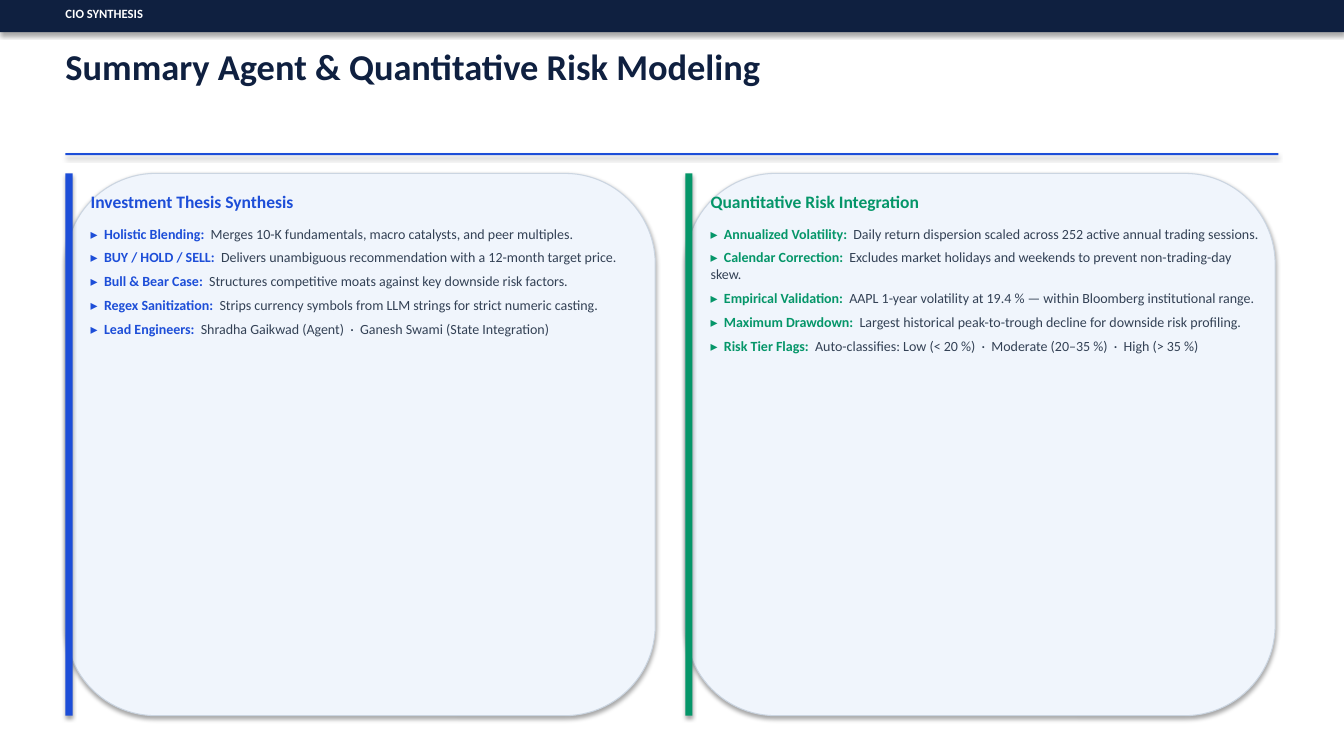
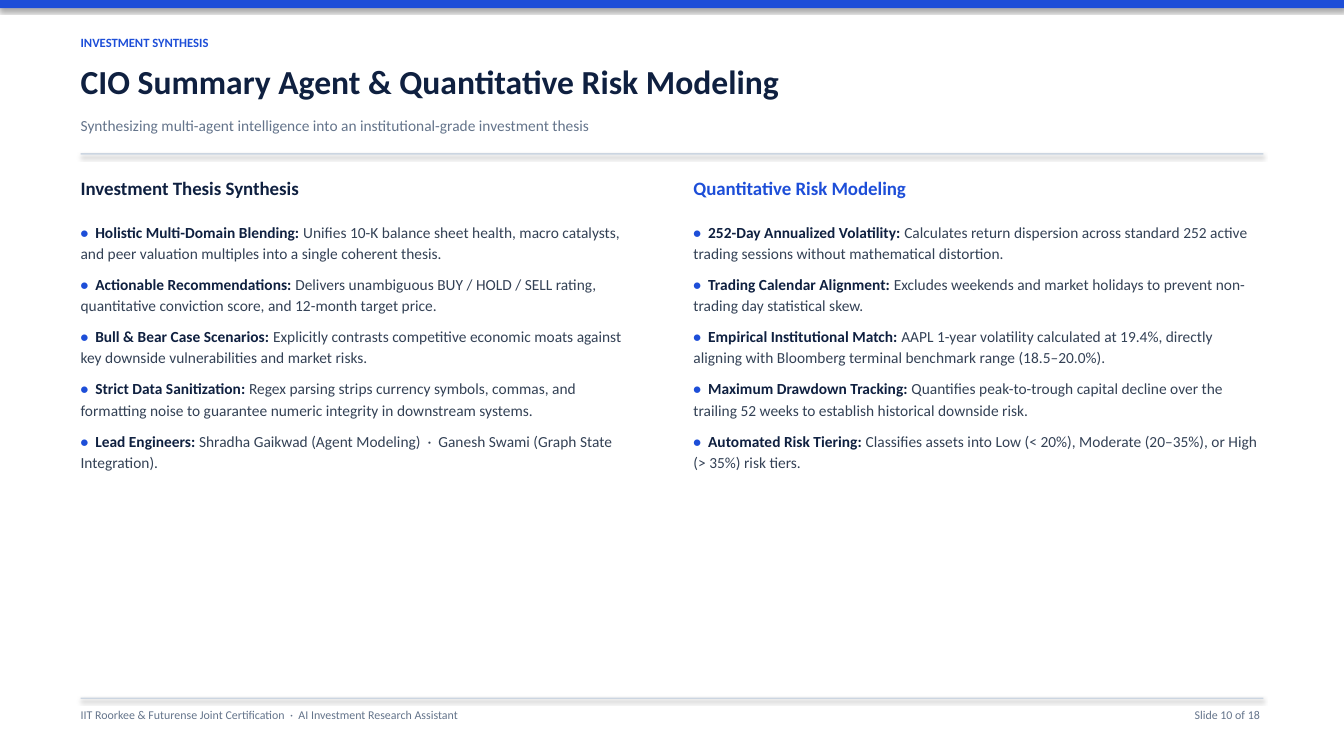
Before and after one commit to SagarTrimukhe/ai-investment-research-assistant, a slide deck: slide 10 of CAPSTONE_PROJECT_PRESENTATION.pptx. Drawn at 1344x756 pixels with LibreOffice and Linux fonts; fonts in the diff are those of the drawing. Boxes give left, top, right and bottom in pixels: in the first picture for what was removed or moved away, otherwise in the second. Text is boxed around its words. In the diff, an @@ line names an element or a change of style, - is before the commit and + after.

Commit message:
design: streamline presentation to clean, simple bullet format with executive styling

```diff
--- a/CAPSTONE_PROJECT_PRESENTATION.pptx
+++ b/CAPSTONE_PROJECT_PRESENTATION.pptx
@@ rectangle: place and size @@
-rectangle at [0, 0, 1344, 32]
+rectangle at [0, 0, 1344, 8]
@@ rectangle at [0, 0, 1344, 8]: fill #0F2040 to #1D4ED8 @@
@@ text at [81, 38, 208, 47]: text changed; text colour #FFFFFF to #1D4ED8 @@
-CIO SYNTHESIS
+INVESTMENT SYNTHESIS
@@ text at [81, 70, 779, 100]: text changed; size 26 to 24 pt @@
-Summary Agent & Quantitative Risk Modeling
+CIO Summary Agent & Quantitative Risk Modeling
@@ text added at [81, 120, 589, 134], 11 pt, text #64748B @@
+Synthesizing multi-agent intelligence into an institutional-grade investment thesis
@@ rounded rectangle removed at [66, 173, 655, 716] @@
@@ rectangle removed at [66, 173, 73, 716] @@
@@ text "Investment Thesis Synthesis": place and size @@
-text "Investment Thesis Synthesis" at [91, 195, 617, 337]
+text "Investment Thesis Synthesis" at [81, 181, 621, 471]
@@ rectangle: place and size @@
-rectangle at [66, 153, 1278, 155]
+rectangle at [81, 153, 1263, 154]
@@ rectangle at [81, 153, 1263, 154]: fill #1D4ED8 to #CBD5E1 @@
@@ rounded rectangle removed at [686, 173, 1275, 716] @@
@@ rectangle removed at [686, 173, 693, 716] @@
@@ text at [81, 181, 299, 198]: size 12.5 to 13.5 pt, text colour #1D4ED8 to #0F2040 in "Investment Thesis Synthesis"; more space between paragraphs @@
@@ text at [693, 181, 1256, 470]: text changed; size 10 to 11 pt @@
-Quantitative Risk Integration
-▸ Annualized Volatility: Daily return dispersion scaled across 252 active annual trading sessions.
-▸ Calendar Correction: Excludes market holidays and weekends to prevent non-trading-day skew.
-▸ Empirical Validation: AAPL 1-year volatility at 19.4 % — within Bloomberg institutional range.
-▸ Maximum Drawdown: Largest historical peak-to-trough decline for downside risk profiling.
-▸ Risk Tier Flags: Auto-classifies: Low (< 20 %) · Moderate (20–35 %) · High (> 35 %)
+Quantitative Risk Modeling
+• 252-Day Annualized Volatility: Calculates return dispersion across standard 252 active trading sessions without mathematical distortion.
+• Trading Calendar Alignment: Excludes weekends and market holidays to prevent non-trading day statistical skew.
+• Empirical Institutional Match: AAPL 1-year volatility calculated at 19.4%, directly aligning with Bloomberg terminal benchmark range (18.5–20.0%).
+• Maximum Drawdown Tracking: Quantifies peak-to-trough capital decline over the trailing 52 weeks to establish historical downside risk.
+• Automated Risk Tiering: Classifies assets into Low (< 20%), Moderate (20–35%), or High (> 35%) risk tiers.
@@ text at [81, 227, 621, 471]: text changed; size 10 to 11 pt @@
-▸ Holistic Blending: Merges 10-K fundamentals, macro catalysts, and peer multiples.
-▸ BUY / HOLD / SELL: Delivers unambiguous recommendation with a 12-month target price.
-▸ Bull & Bear Case: Structures competitive moats against key downside risk factors.
-▸ Regex Sanitization: Strips currency symbols from LLM strings for strict numeric casting.
-▸ Lead Engineers: Shradha Gaikwad (Agent) · Ganesh Swami (State Integration)
+• Holistic Multi-Domain Blending: Unifies 10-K balance sheet health, macro catalysts, and peer valuation multiples into a single coherent thesis.
+• Actionable Recommendations: Delivers unambiguous BUY / HOLD / SELL rating, quantitative conviction score, and 12-month target price.
+• Bull & Bear Case Scenarios: Explicitly contrasts competitive economic moats against key downside vulnerabilities and market risks.
+• Strict Data Sanitization: Regex parsing strips currency symbols, commas, and formatting noise to guarantee numeric integrity in downstream systems.
+• Lead Engineers: Shradha Gaikwad (Agent Modeling) · Ganesh Swami (Graph State Integration).
@@ rectangle added at [81, 698, 1263, 699], fill #CBD5E1 @@
@@ text added at [81, 711, 458, 719], 8.5 pt, text #64748B @@
+IIT Roorkee & Futurense Joint Certification · AI Investment Research Assistant
@@ text added at [1195, 711, 1260, 719], 8.5 pt, text #64748B @@
+Slide 10 of 18
```
Also in this commit, not shown: 15 other slides changed, 2 slides added, 2 slides removed.
